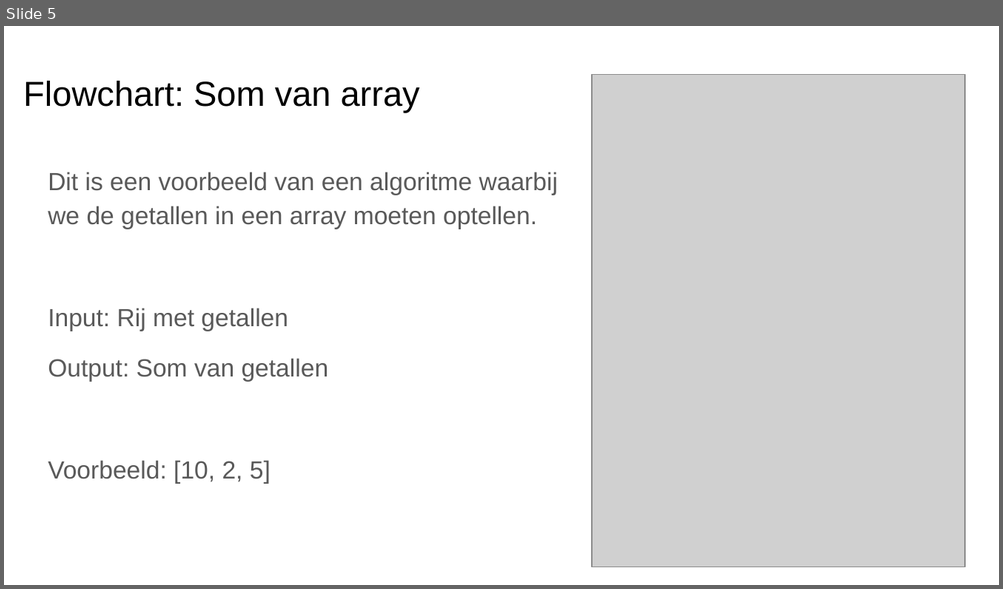
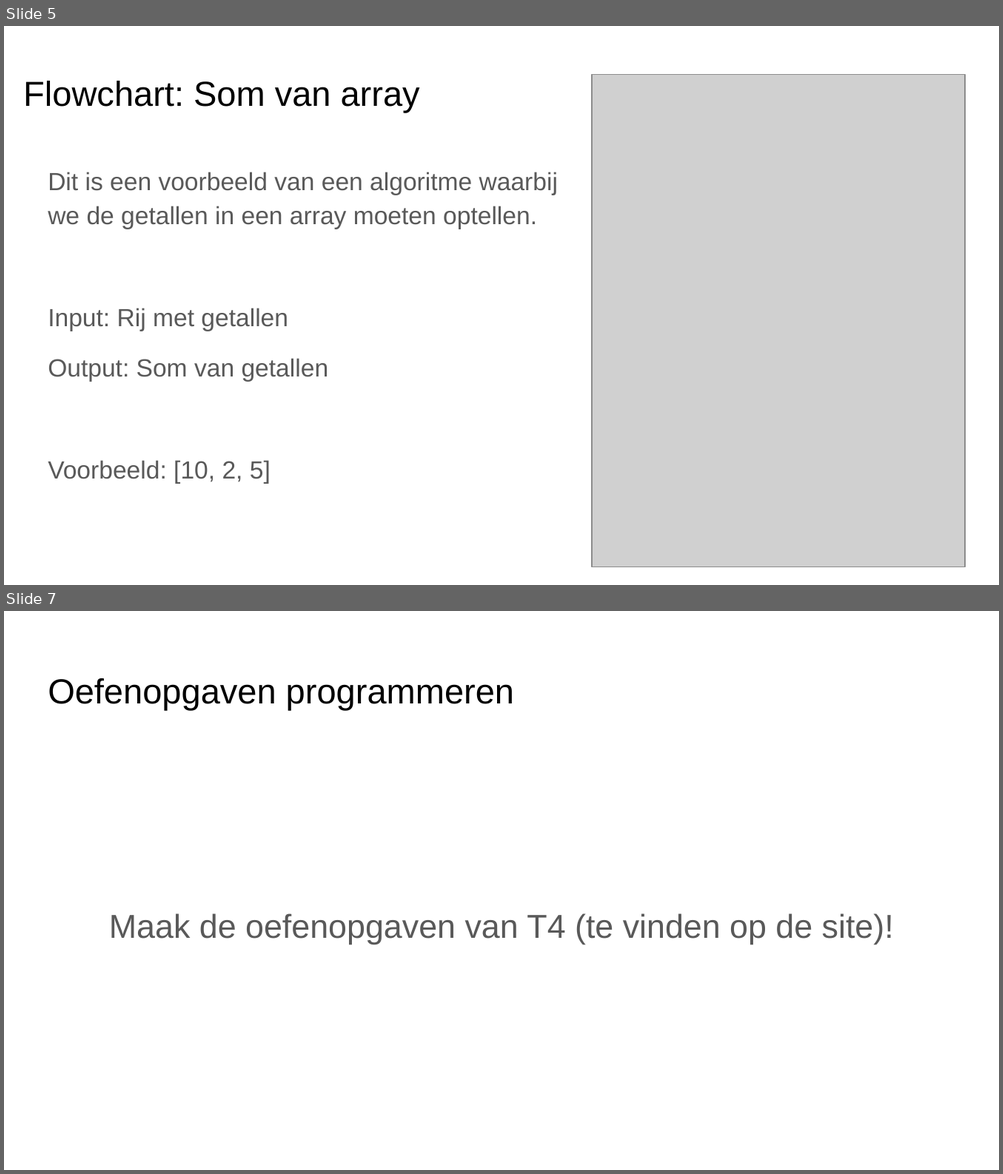
Before and after one commit to emmauscollege/emmauscollege.github.io, a slide deck: methode/static/theorie/algoritmen/T4.3.pptx. Shown one above the other, each under a label of ours: slide 5 before the commit, slides 5 and 7 after it; the slides between them are not shown. The pictures are 1003x589 and 1003x1174 pixels, drawn with LibreOffice and Linux fonts; fonts in the diff are those of the drawing; grey boxes stand for pictures. Boxes give left, top, right and bottom in pixels: in the first picture for what was removed or moved away, otherwise in the second. Text is boxed around its words. In the diff, an @@ line names an element or a change of style, - is before the commit and + after.

```diff
--- a/methode/static/theorie/algoritmen/T4.3.pptx
+++ b/methode/static/theorie/algoritmen/T4.3.pptx
@@ slide 7 added at [4, 611, 999, 1170], background #FFFFFF @@
@@ title added at [48, 678, 514, 710], 25.2 pt, text #000000 @@
+Oefenopgaven programmeren
@@ text added at [109, 914, 893, 945], 24 pt, text #595959 @@
+Maak de oefenopgaven van T4 (te vinden op de site)!
```
Also in this commit, not shown: 1 other slide added, 2 other files.
